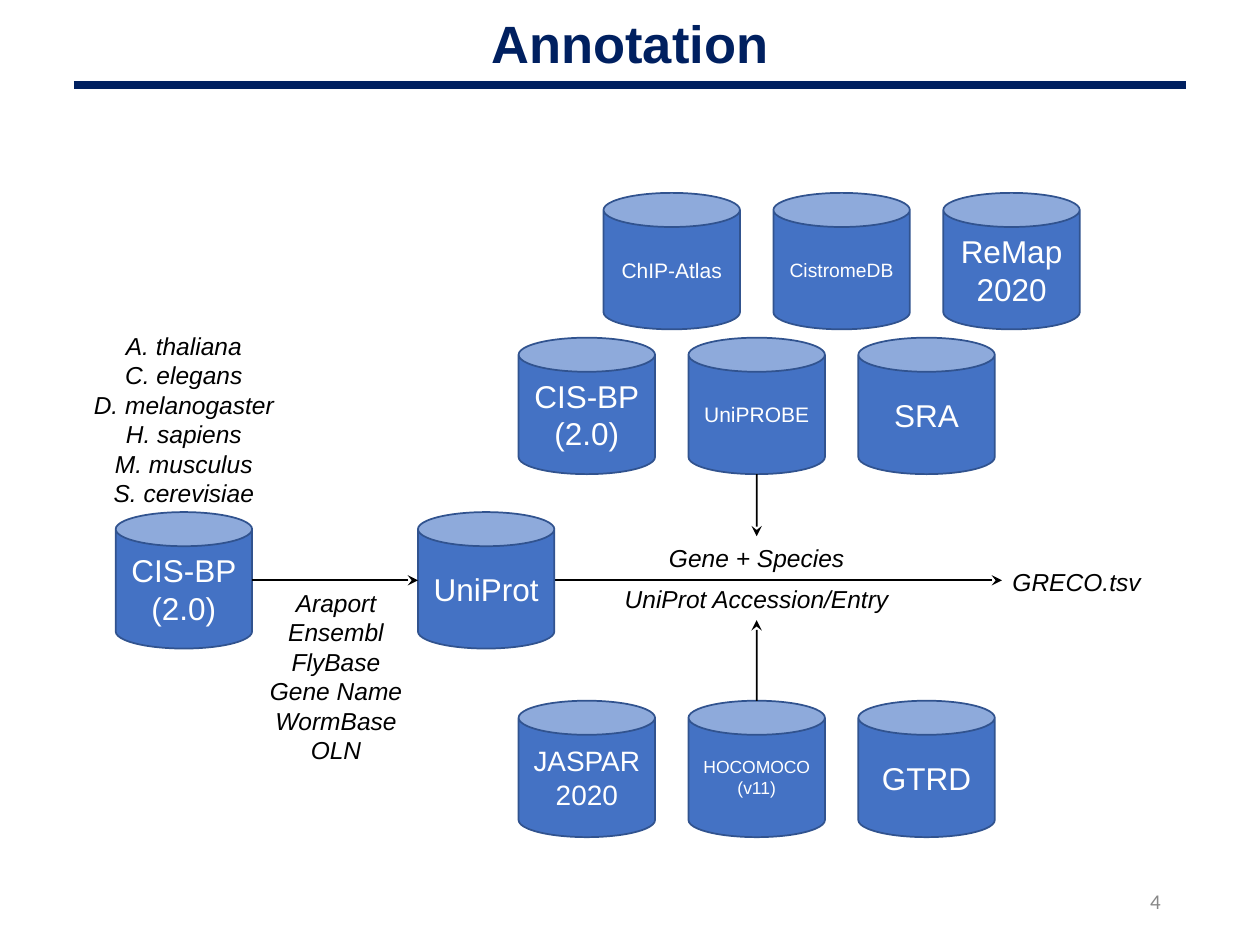
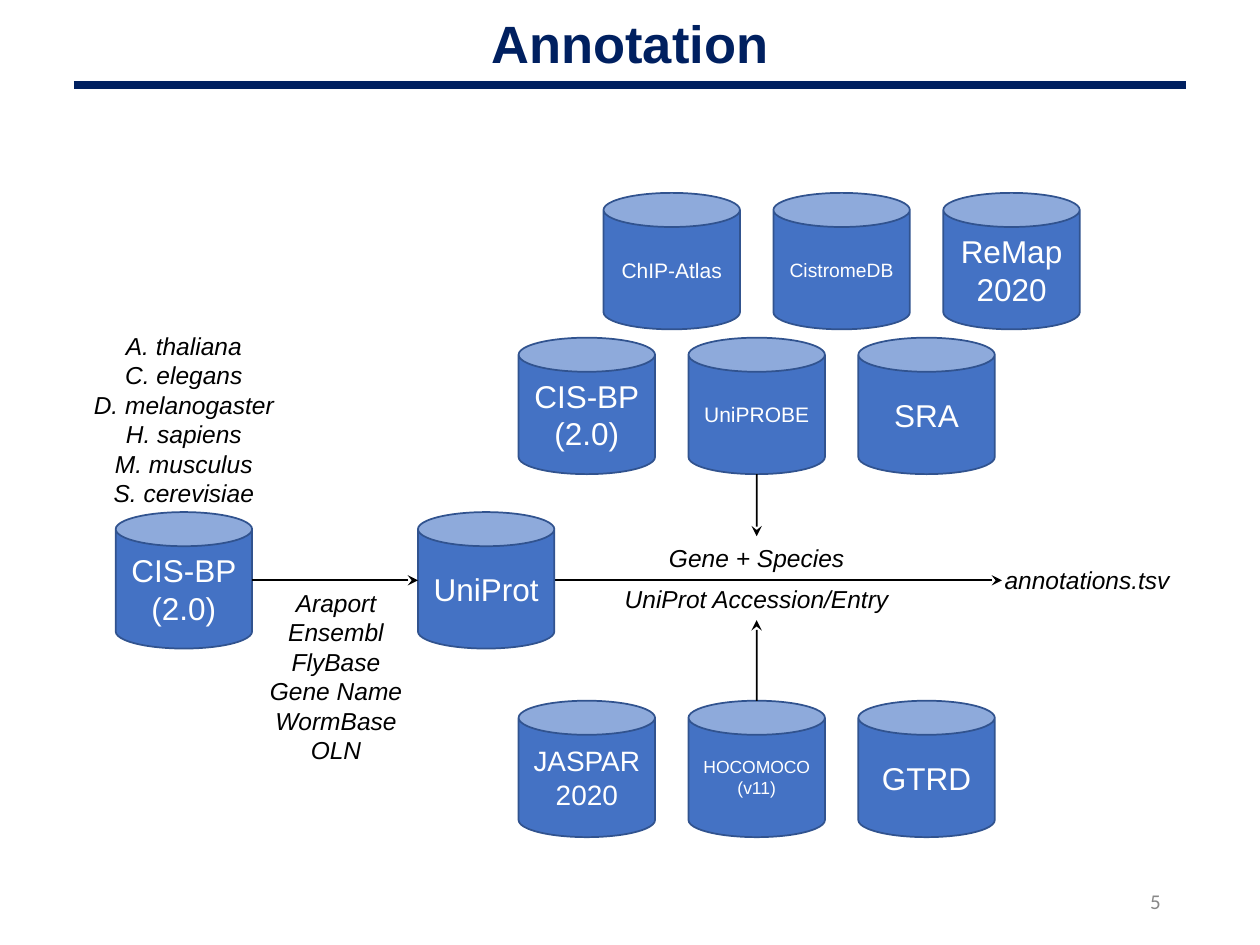
Before and after one commit to oriolfornes/GRECO-BIT-TFBS-annotations, a slide deck: slide 5 of Slides/OF_200218_GREEKC.pptx (slide 4 before the commit). Drawn at 1260x945 pixels with LibreOffice and Linux fonts; fonts in the diff are those of the drawing. Boxes give left, top, right and bottom in pixels: in the first picture for what was removed or moved away, otherwise in the second. Text is boxed around its words. In the diff, an @@ line names an element or a change of style, - is before the commit and + after.

```diff
--- a/Slides/OF_200218_GREEKC.pptx
+++ b/Slides/OF_200218_GREEKC.pptx
@@ text at <box>1005,571,1170,590</box>: text changed @@
-GRECO.tsv
+annotations.tsv
@@ page number at <box>1150,895,1161,909</box>: text changed @@
-4
+5
```
Also in this commit, not shown: 1 other slide changed, 2 slides added, 1 other file.
